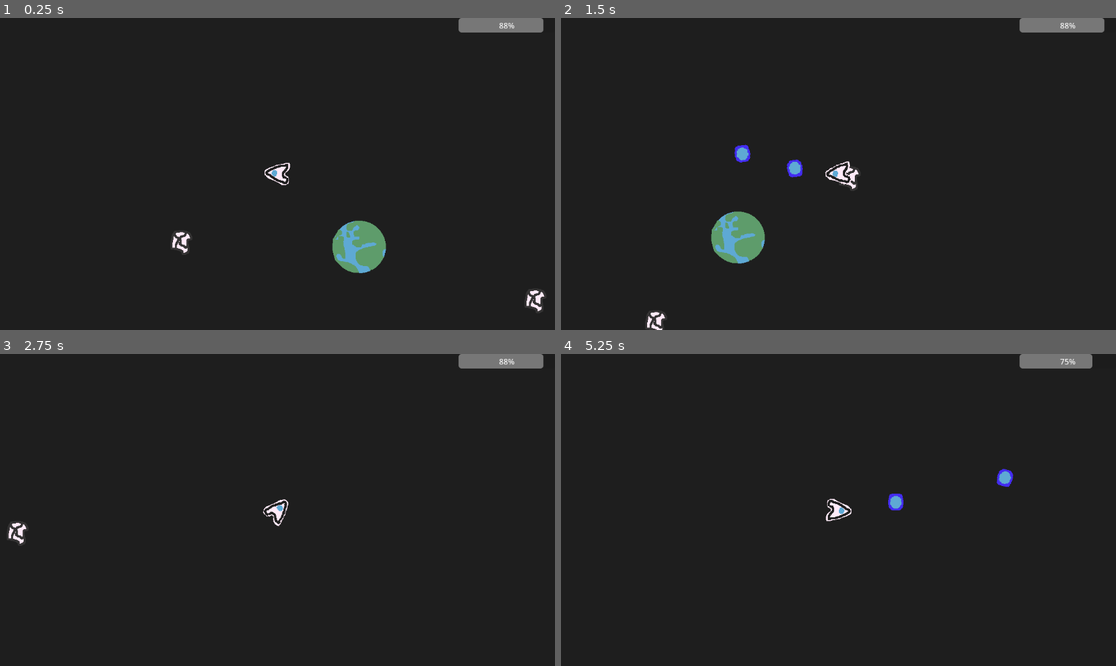
Above: before the commit, frames 1-4 (two rows, left to right).
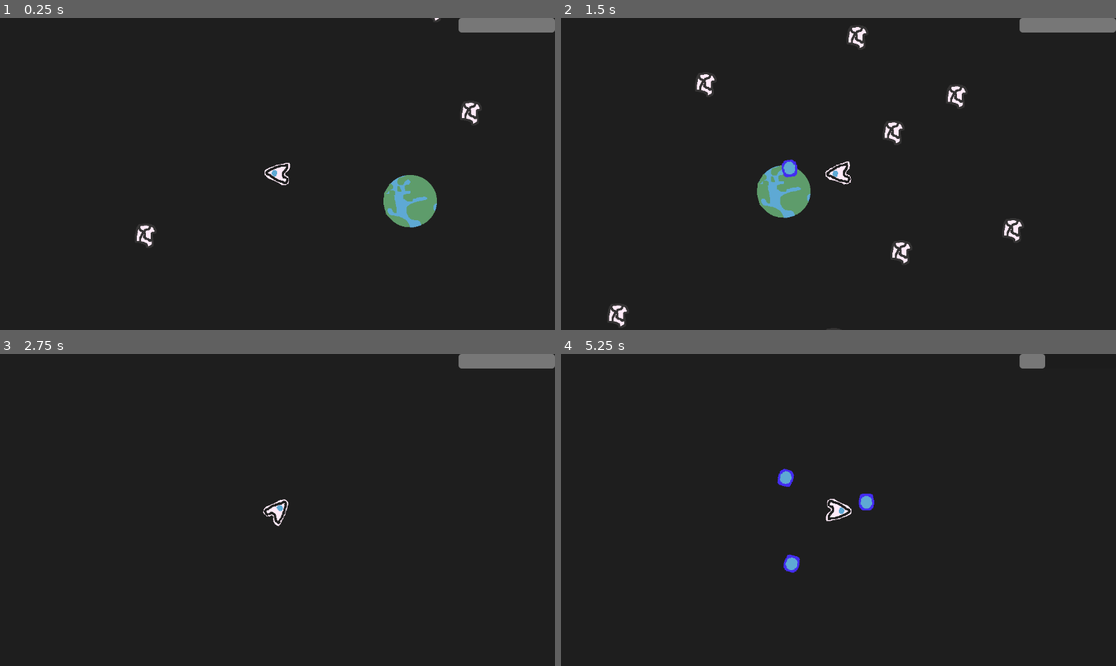
Above: after the commit, the same moments.

Repository: nusima-59487/stellar
Game: Godot game, scene res://game.tscn
The game is run twice, just before and just after one commit, with the same random seed, the same clock (stepped at 60 frames per second) and the same inputs.
Inputs (mouse positions are in pixels of both pictures, inside the frame that each line leads up to):
- Up to frame 1 (0.25 s): no input
- Up to frame 2 (1.5 s): move the mouse to (960, 158) at 0.52 s; hold D (player_right) 0.53-1.28 s; click (960, 158) at 0.6 s; move the mouse to (727, 189) at 1.27 s; hold S (player_down) from 1.28 s (still down); click (727, 189) at 1.35 s
- Up to frame 3 (2.75 s): move the mouse to (333, 441) at 2.02 s; release S (player_down) at 2.03 s; hold D (player_right) from 2.03 s (still down); click (333, 441) at 2.1 s
- Up to frame 4 (5.25 s): move the mouse to (810, 572) at 2.77 s; release D (player_right) at 2.78 s; hold W (player_up) 2.78-3.53 s; click (810, 572) at 2.85 s; move the mouse to (1005, 556) at 3.52 s; hold A (player_left) 3.53-5.03 s; click (1005, 556) at 3.6 s; move the mouse to (672, 463) at 4.27 s; click (672, 463) at 4.35 s; move the mouse to (866, 510) at 5.02 s; hold S (player_down) from 5.03 s (still down); click (866, 510) at 5.1 s

The runs differ from the first frame. In frame 1, 3.2% of the frame differs, in the area x 24-100%, y 0-94%; in frame 2, 3.8%, in the area x 8-100%, y 0-100%; in frame 3, 0.2%; in frame 4, 1.1%.

Commit message:
duped a buncha junk for testing

Diff:
--- a/game.tscn
+++ b/game.tscn
@@ -8,19 +8,38 @@
 
 [node name="Earth" parent="." unique_id=1882255239 instance=ExtResource("1_feb5d")]
 
-[node name="CharacterBody2D" parent="." unique_id=921207560 instance=ExtResource("2_e2o6t")]
-
 [node name="Junk CharBody2D" parent="." unique_id=312566469 instance=ExtResource("2_e2o6t")]
 position = Vector2(369, 169)
 
+[node name="Junk CharBody2D4" parent="." unique_id=877855011 instance=ExtResource("2_e2o6t")]
+position = Vector2(88, 413)
+
+[node name="Junk CharBody2D5" parent="." unique_id=1744840305 instance=ExtResource("2_e2o6t")]
+position = Vector2(476, 413)
+
+[node name="Junk CharBody2D6" parent="." unique_id=836333083 instance=ExtResource("2_e2o6t")]
+position = Vector2(-202, 430)
+
+[node name="Junk CharBody2D7" parent="." unique_id=1388662217 instance=ExtResource("2_e2o6t")]
+position = Vector2(99, -412)
+
+[node name="Junk CharBody2D8" parent="." unique_id=2116922254 instance=ExtResource("2_e2o6t")]
+position = Vector2(178, -168)
+
+[node name="Junk CharBody2D9" parent="." unique_id=882653325 instance=ExtResource("2_e2o6t")]
+position = Vector2(459, -205)
+
+[node name="Junk CharBody2D10" parent="." unique_id=935762404 instance=ExtResource("2_e2o6t")]
+position = Vector2(553, 69)
+
 [node name="Junk CharBody2D2" parent="." unique_id=372707143 instance=ExtResource("2_e2o6t")]
-position = Vector2(-391, -60)
+position = Vector2(-580, 25)
 
 [node name="Junk CharBody2D3" parent="." unique_id=952889131 instance=ExtResource("2_e2o6t")]
 position = Vector2(-702, 501)
 
-[node name="CharacterBody2D2" parent="." unique_id=1570872910 instance=ExtResource("3_feb5d")]
-position = Vector2(-170, -152)
+[node name="Player" parent="." unique_id=1570872910 instance=ExtResource("3_feb5d")]
+position = Vector2(-276, -57)
 
 [node name="CanvasLayer" type="CanvasLayer" parent="." unique_id=1345353159]
 
@@ -34,3 +53,4 @@
 grow_horizontal = 0
 max_value = 10.0
 value = 10.0
+show_percentage = false
